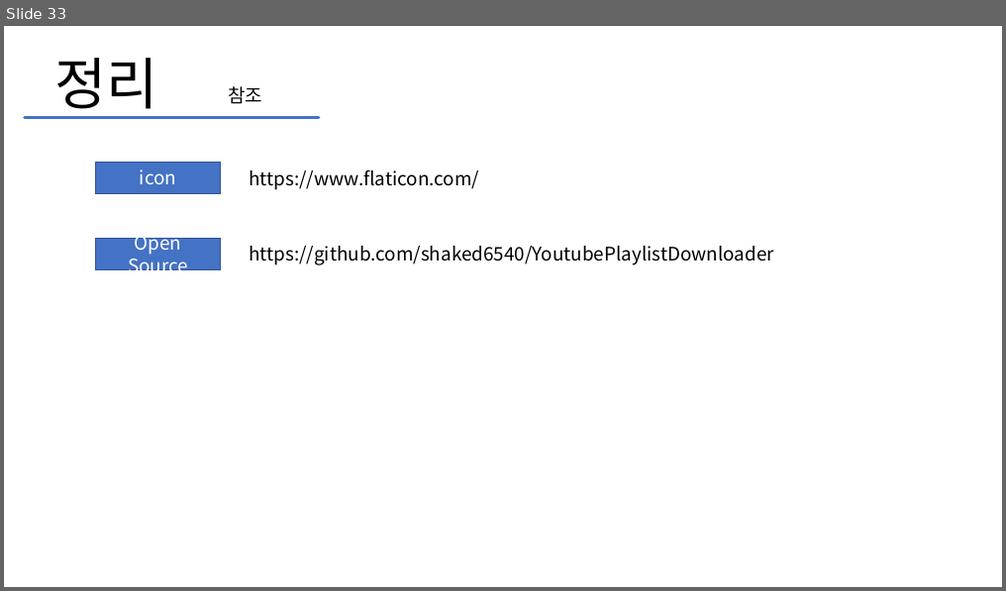
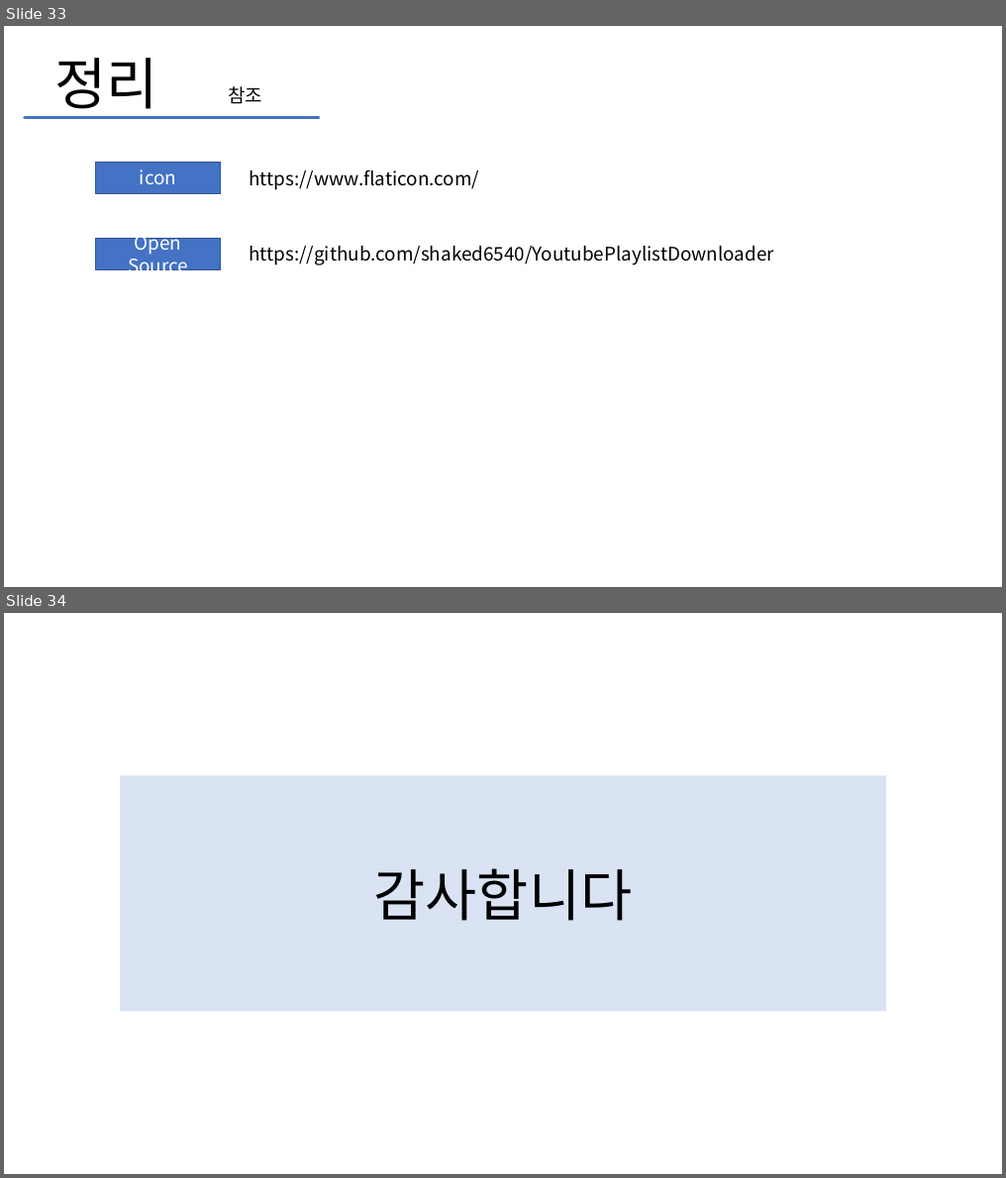
Before and after one commit to Thejiney/1stPersonalProject, a slide deck: 스마트팩토리혁신을 위한 AI 솔루션 개발자 양성과정 1st personal.pptx. Shown one above the other, each under a label of ours: slide 33 before the commit, slides 33 and 34 after it. The pictures are 1006x591 and 1006x1178 pixels, drawn with LibreOffice and Linux fonts; fonts in the diff are those of the drawing. Boxes give left, top, right and bottom in pixels: in the first picture for what was removed or moved away, otherwise in the second. Text is boxed around its words. In the diff, an @@ line names an element or a change of style, - is before the commit and + after.

```diff
--- a/스마트팩토리혁신을 위한 AI 솔루션 개발자 양성과정 1st personal.pptx
+++ b/스마트팩토리혁신을 위한 AI 솔루션 개발자 양성과정 1st personal.pptx
@@ slide 34 added at [4, 613, 1002, 1174], background #FFFFFF @@
@@ rectangle added at [120, 776, 887, 1012], fill #DAE3F3 @@
@@ text added at [374, 868, 633, 921], 54 pt, text #000000 @@
+감사합니다
```
Also in this commit, not shown: 1 slide removed, 11 other files.
